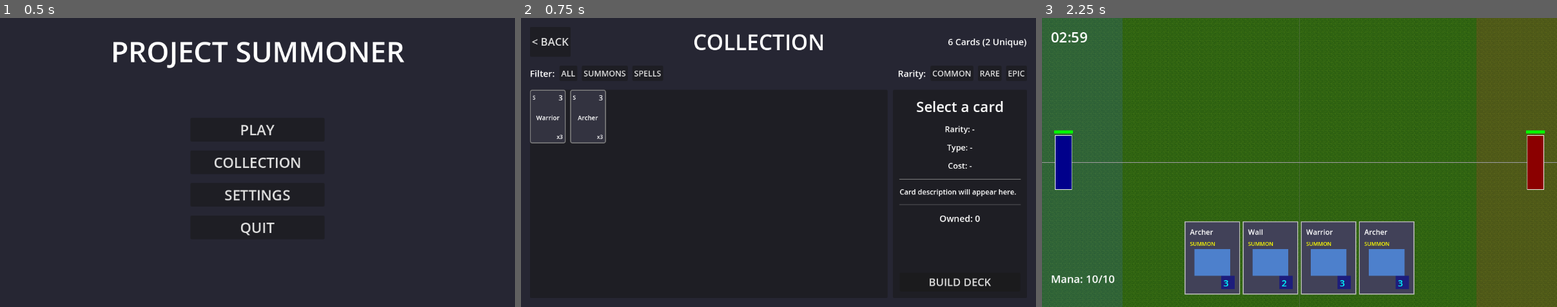
Above: before the commit, frames 1-3 (left to right).
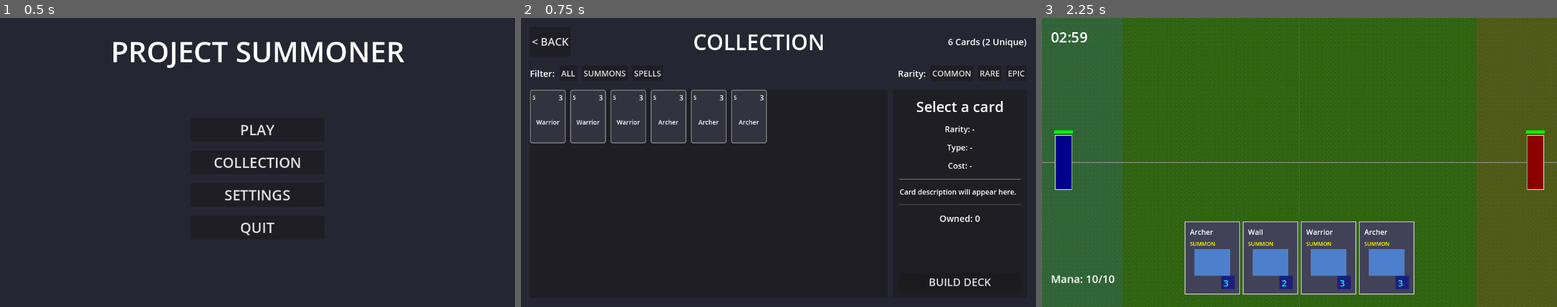
Above: after the commit, the same moments.

Repository: amari-charles/project-summoner
Game: Godot game, scene res://scenes/ui/main_menu.tscn
Two runs of this game, one before a commit and one after it. Both use one fixed random seed, a clock stepped at 60 frames per second and the inputs below.
Inputs:
- Up to frame 1 (0.5 s): no input
- Up to frame 2 (0.75 s): click "COLLECTION" at 0.5 s
- Up to frame 3 (2.25 s): click "< BACK" at 1.25 s; click "PLAY" at 2 s

Frame 1 is identical in both runs. In frame 2, 5.4% of the frame differs, in the area x 2-48%, y 24-44%; in frame 3, nothing differs.

Commit message:
fix: Change deck rules and show individual card instances
Deck Rules:
- Remove minimum deck size (MIN_DECK_SIZE = 0)
- Keep maximum at 30 cards (MAX_DECK_SIZE = 30)
- Decks can now be any size from 0-30 cards

Individual Card Display:
- Collection Screen: Show each card instance individually (no grouping/stacking)
- Deck Builder: Show each card in deck individually (no count badges)
- Removed count badges from both screens
- Each card instance is separately selectable/draggable

Rationale:
- Cards will have individual stat rolls (roll_json field)
- Players need to see and select specific instances
- Supports future stat variance system
- Instance-based model matches save system design

🤖 Generated with [Claude Code](https://claude.com/claude-code)

Co-Authored-By: Claude <noreply@anthropic.com>

Diff:
--- a/scripts/services/deck_service.gd
+++ b/scripts/services/deck_service.gd
@@ -15,7 +15,7 @@
 ## Emits signals for reactive UI updates.
 
 ## Constants
-const MIN_DECK_SIZE = 30  # Minimum cards required in a deck
+const MIN_DECK_SIZE = 0  # No minimum - decks can be any size
 const MAX_DECK_SIZE = 30  # Maximum cards allowed in a deck
 
 ## Signals
--- a/scripts/ui/collection_screen.gd
+++ b/scripts/ui/collection_screen.gd
@@ -125,27 +125,29 @@
 
 		filtered_cards.append(entry)
 
-	# Create card widgets
+	# Create card widgets - show each instance individually
+	var total_widgets = 0
 	for entry in filtered_cards:
-		var catalog_id = entry.catalog_id
-		var count = entry.count
 		var instances = entry.instances
-		var catalog_data = catalog.get_card(catalog_id)
-
-		# Create widget
-		var widget = CardWidgetScene.instantiate()
-		card_grid.add_child(widget)
-
-		# Set card data (use first instance as representative)
-		var card_data = instances[0] if instances.size() > 0 else {}
-		widget.set_card(card_data, catalog_data)
-		widget.set_count(count, true)
-		widget.set_draggable(false)
-
-		# Connect selection
-		widget.card_clicked.connect(_on_card_selected.bind(catalog_id))
-
-	print("CollectionScreen: Showing %d cards" % filtered_cards.size())
+		var catalog_data = catalog.get_card(entry.catalog_id)
+
+		# Create a widget for EACH individual card instance
+		for card_data in instances:
+			var widget = CardWidgetScene.instantiate()
+			card_grid.add_child(widget)
+
+			# Set card data (individual instance, no count badge)
+			widget.set_card(card_data, catalog_data)
+			widget.set_count(1, false)  # Don't show count badge
+			widget.set_draggable(false)
+
+			# Connect selection (pass instance ID, not catalog ID)
+			var instance_id = card_data.get("id", "")
+			widget.card_clicked.connect(_on_card_instance_selected.bind(instance_id, entry.catalog_id))
+
+			total_widgets += 1
+
+	print("CollectionScreen: Showing %d individual cards" % total_widgets)
 
 ## =============================================================================
 ## FILTERING
@@ -181,7 +183,7 @@
 ## CARD SELECTION
 ## =============================================================================
 
-func _on_card_selected(catalog_id: String) -> void:
+func _on_card_instance_selected(instance_id: String, catalog_id: String) -> void:
 	selected_catalog_id = catalog_id
 
 	var catalog = get_node("/root/CardCatalog")
@@ -202,7 +204,7 @@
 	cost_label.text = "Cost: %d Mana" % catalog_data.get("mana_cost", 0)
 	description_label.text = catalog_data.get("description", "No description.")
 
-	# Get count from collection summary
+	# Get count of this card type from collection summary
 	var count = 0
 	for entry in collection_summary:
 		if entry.catalog_id == catalog_id:
@@ -211,7 +213,12 @@
 
 	owned_label.text = "Owned: %d" % count
 
-	print("CollectionScreen: Selected card: %s" % catalog_id)
+	# TODO: Future - show individual stat rolls here
+	# var collection = get_node("/root/Collection")
+	# var instance_data = collection.get_card(instance_id)
+	# Show instance_data.roll_json stats
+
+	print("CollectionScreen: Selected card instance: %s (%s)" % [instance_id, catalog_id])
 
 ## =============================================================================
 ## NAVIGATION
--- a/scripts/ui/deck_builder.gd
+++ b/scripts/ui/deck_builder.gd
@@ -152,27 +152,28 @@
 	for child in collection_grid.get_children():
 		child.queue_free()
 
-	# Create card widgets
+	# Create card widgets - show each instance individually
+	var total_widgets = 0
 	for entry in collection_summary:
-		var catalog_id = entry.catalog_id
-		var count = entry.count
 		var instances = entry.instances
-		var catalog_data = catalog.get_card(catalog_id)
+		var catalog_data = catalog.get_card(entry.catalog_id)
 
 		if catalog_data.is_empty():
 			continue
 
-		# Create widget
-		var widget = CardWidgetScene.instantiate()
-		collection_grid.add_child(widget)
-
-		# Set card data
-		var card_data = instances[0] if instances.size() > 0 else {}
-		widget.set_card(card_data, catalog_data)
-		widget.set_count(count, true)
-		widget.set_draggable(true)  # Enable drag from collection
-
-	print("DeckBuilder: Loaded %d unique cards in collection" % collection_summary.size())
+		# Create a widget for EACH individual card instance
+		for card_data in instances:
+			var widget = CardWidgetScene.instantiate()
+			collection_grid.add_child(widget)
+
+			# Set card data (individual instance, no count badge)
+			widget.set_card(card_data, catalog_data)
+			widget.set_count(1, false)  # Don't show count badge
+			widget.set_draggable(true)  # Enable drag from collection
+
+			total_widgets += 1
+
+	print("DeckBuilder: Loaded %d individual cards in collection" % total_widgets)
 
 ## =============================================================================
 ## DECK DISPLAY
@@ -188,47 +189,34 @@
 	for child in deck_grid.get_children():
 		child.queue_free()
 
-	# Group deck cards by catalog_id for display
-	var grouped_cards = {}
+	# Show each card instance individually
 	for card_instance_id in deck_card_ids:
 		var card_data = collection.get_card(card_instance_id)
 		if card_data.is_empty():
 			continue
 
 		var catalog_id = card_data.get("catalog_id", "")
-		if not grouped_cards.has(catalog_id):
-			grouped_cards[catalog_id] = {
-				"instances": [],
-				"catalog_data": catalog.get_card(catalog_id)
-			}
-		grouped_cards[catalog_id].instances.append(card_data)
-
-	# Create card widgets
-	for catalog_id in grouped_cards:
-		var group = grouped_cards[catalog_id]
-		var instances = group.instances
-		var catalog_data = group.catalog_data
+		var catalog_data = catalog.get_card(catalog_id)
 
 		if catalog_data.is_empty():
 			continue
 
-		# Create widget
+		# Create widget for this individual instance
 		var widget = CardWidgetScene.instantiate()
 		deck_grid.add_child(widget)
 
-		# Set card data
-		var card_data = instances[0] if instances.size() > 0 else {}
+		# Set card data (individual instance, no count badge)
 		widget.set_card(card_data, catalog_data)
-		widget.set_count(instances.size(), true)
+		widget.set_count(1, false)  # Don't show count badge
 		widget.set_draggable(false)  # No drag within deck
 
-		# Connect click to remove
-		widget.card_clicked.connect(_on_deck_card_clicked.bind(catalog_id))
+		# Connect click to remove (pass specific instance ID)
+		widget.card_clicked.connect(_on_deck_card_instance_clicked.bind(card_instance_id))
 
 	# Update card count
 	card_count_label.text = "%d / 30" % deck_card_ids.size()
 
-	print("DeckBuilder: Displaying deck with %d cards" % deck_card_ids.size())
+	print("DeckBuilder: Displaying deck with %d individual cards" % deck_card_ids.size())
 
 ## =============================================================================
 ## DRAG AND DROP
@@ -283,18 +271,9 @@
 ## DECK EDITING
 ## =============================================================================
 
-func _on_deck_card_clicked(catalog_id: String) -> void:
-	# Remove one instance of this card from deck
-	var collection = get_node("/root/Collection")
-	if not collection:
-		return
-
-	# Find first matching card instance in deck
-	for card_instance_id in deck_card_ids:
-		var card_data = collection.get_card(card_instance_id)
-		if card_data.get("catalog_id") == catalog_id:
-			_remove_card_from_deck(card_instance_id)
-			return
+func _on_deck_card_instance_clicked(card_instance_id: String) -> void:
+	# Remove this specific card instance from deck
+	_remove_card_from_deck(card_instance_id)
 
 func _remove_card_from_deck(card_instance_id: String) -> void:
 	if current_deck_id == "":
Not shown: 1 places in scenes/ui/deck_builder.tscn that only renumber resources
Not shown, added: scripts/ui/card_widget.gd.uid
Not shown, added: scripts/ui/collection_screen.gd.uid
Not shown, added: scripts/ui/deck_builder.gd.uid
